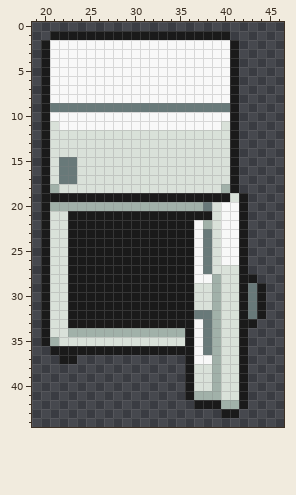
Pixel-art sprite: client/img/sprites/fridge-open2.png. This is how it looked before the edit.
The file is 128x96 pixels, drawn in blocks of 2x2; one block is one cell here. Shown: x 19..46, y 0..44.
And afterwards:
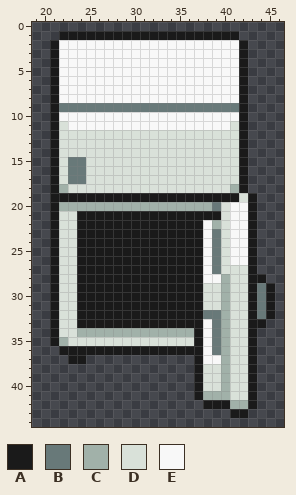
Palette (. is transparent): A #1a1a1a  B #687979  C #a1b1a9  D #d9e1d9  E #f8f8f8
The exact change:
The edit adds colour A in row 1 at x 41; in rows 2 to 18 at x 42; in rows 19 to 27 at x 43; in row 28 at x 44; in rows 29 to 32 at x 45; in row 33 at x 44.
The edit adds colour A in rows 34 to 36 at x 43; in row 37 at x 24 and 43; in rows 38 to 42 at x 43; in row 43 at x 42.
Colour B gives way to colour A in row 9 at x 21; in rows 29 to 31 at x 43; in row 32 at x 37 and 43.
Colour C gives way to colour A in row 18 at x 21; in row 20 at x 21; in row 35 at x 21; in row 41 at x 37; in row 42 at x 40.
Colour D gives way to colour A in rows 11 to 17 at x 21; in row 19 at x 41; in row 21 at x 21 and 39; in rows 22 to 28 at x 21; in rows 29 to 31 at x 21 and 37; in rows 32 to 34 at x 21.
Colour D gives way to colour A in rows 38 to 40 at x 37.
Colour E gives way to colour A in rows 2 to 8 at x 21; in row 10 at x 21; in rows 22 to 28 at x 37; in rows 33 to 37 at x 37.
Colour A gives way to colour B in row 9 at x 41; in rows 29 to 32 at x 44.
Colour C gives way to colour B in rows 32 to 36 at x 39.
Colour D gives way to colour B in rows 15 to 17 at x 24; in row 20 at x 39; in rows 23 to 27 at x 39.
Colour A gives way to colour C in row 18 at x 41; in row 34 at x 36; in row 42 at x 42.
Colour B gives way to colour C in row 20 at x 38.
Colour D gives way to colour C in row 18 at x 22; in row 22 at x 39; in rows 28 to 34 at x 40; in row 35 at x 22 and 40; in rows 36 to 41 at x 40.
Colour A gives way to colour D in rows 11 to 17 at x 41; in row 19 at x 42; in rows 21 to 26 at x 23; in rows 27 to 33 at x 23 and 42; in row 34 at x 42; in row 35 at x 36 and 42.
Colour A gives way to colour D in rows 36 to 41 at x 42.
Colour B gives way to colour D in rows 15 to 17 at x 22.
Colour C gives way to colour D in row 18 at x 40; in rows 29 to 31 at x 39; in row 34 at x 23; in rows 38 to 40 at x 39.
Colour E gives way to colour D in row 11 at x 22; in rows 20 to 26 at x 40.
Colour A gives way to colour E in rows 2 to 8 at x 41; in row 10 at x 41; in rows 20 to 26 at x 42.
Colour B gives way to colour E in rows 23 to 27 at x 38; in rows 33 to 36 at x 38.
Colour C gives way to colour E in row 22 at x 38; in row 28 at x 39; in row 37 at x 39.
Colour D gives way to colour E in row 11 at x 40.
The author cleared colour A in row 1 at x 21; in rows 2 to 35 at x 20; in row 36 at x 21; in row 37 at x 22 and 36; in rows 38 to 41 at x 36; in row 42 at x 37.
The author cleared colour A in row 43 at x 40.
Changed places in both pictures, as pixel boxes (x1, y1, x2, y2):
changed: (41, 31, 86, 364)
changed: (185, 31, 275, 418)
